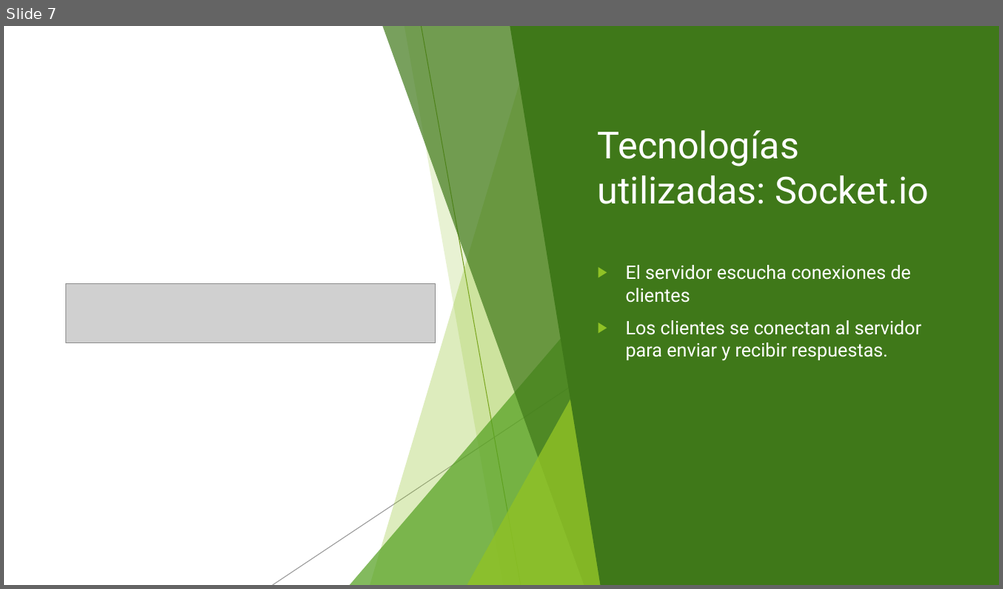
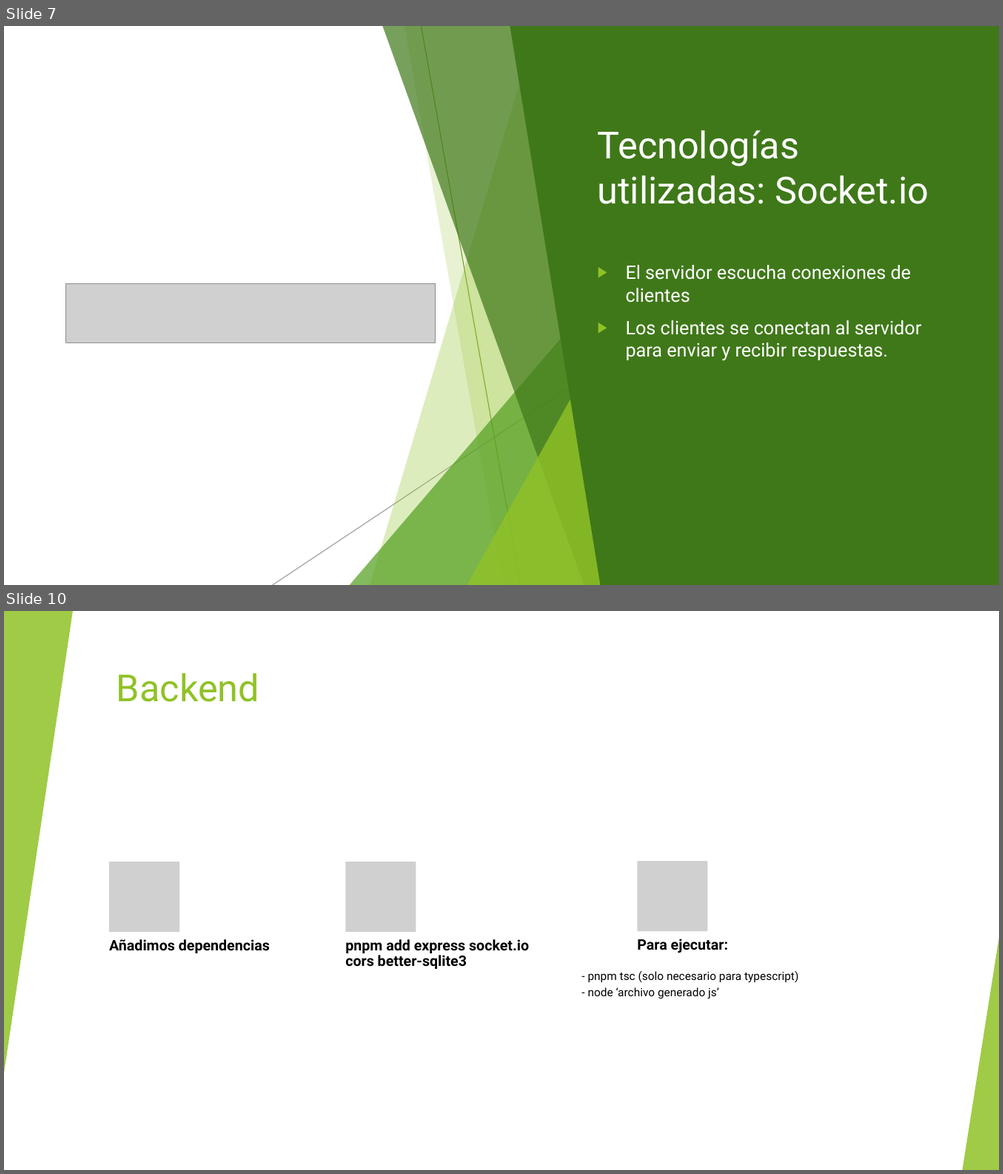
Before and after one commit to Lecre12/Comunicaciones, a slide deck: Documentacion/Instalación y configuración de servicios de mensajería instantánea.pptx. Shown one above the other, each under a label of ours: slide 7 before the commit, slides 7 and 10 after it; the slides between them are not shown. The pictures are 1003x589 and 1003x1174 pixels, drawn with LibreOffice and Linux fonts; fonts in the diff are those of the drawing; grey boxes stand for pictures. Boxes give left, top, right and bottom in pixels: in the first picture for what was removed or moved away, otherwise in the second. Text is boxed around its words. In the diff, an @@ line names an element or a change of style, - is before the commit and + after.

```diff
--- a/Documentacion/Instalación y configuración de servicios de mensajería instantánea.pptx
+++ b/Documentacion/Instalación y configuración de servicios de mensajería instantánea.pptx
@@ slide 10 added at [4,611,999,1170], background #FFFFFF; not listed: 10 template elements that a slide beside it also shows @@
@@ rectangle added at [4,611,999,1170], fill #FFFFFF @@
@@ triangle added at [4,611,73,1073], fill #90C226 at 85% opacity @@
@@ text added at [116,673,259,702], 36 pt, text #90C226 @@
+Backend
@@ triangle added at [962,939,999,1170], fill #90C226 at 85% opacity @@
@@ group added at [109,861,798,999]: 4 texts, 3 pictures @@
+Añadimos dependencias
+pnpm add express socket.io cors better-sqlite3
+Para ejecutar:
+- pnpm tsc (solo necesario para typescript)
+- node ‘archivo generado js’
```
Also in this commit, not shown: 3 other slides added, 5 other files.
